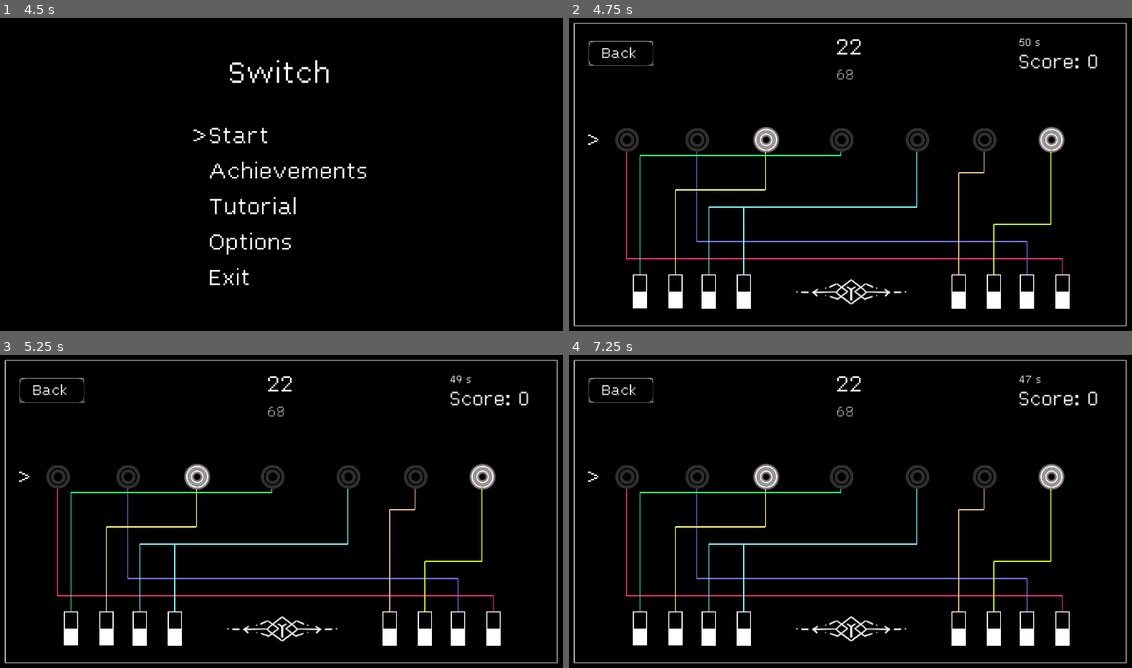
Above: before the commit, frames 1-4 (two rows, left to right).
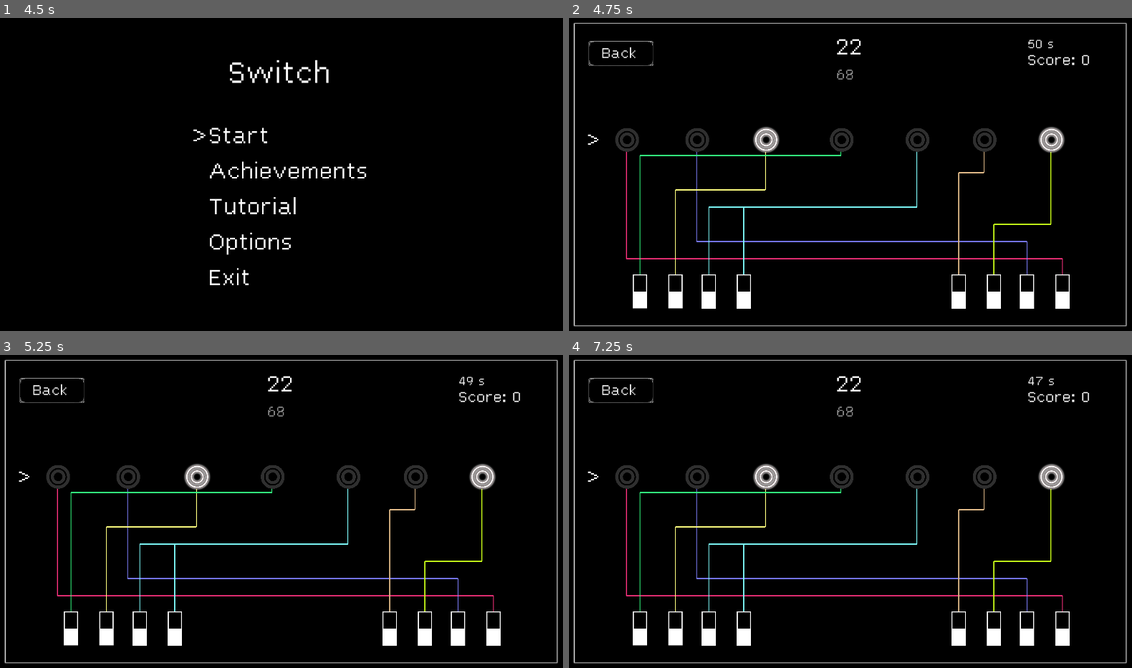
Above: after the commit, the same moments.

Repository: DragonCat4012/Switch
Game: Godot game, scene res://Scenes/OptionsScene.tscn
The game is run twice, just before and just after one commit, with the same random seed, the same clock (stepped at 60 frames per second) and the same inputs. This scene is started directly instead of the project's main scene.
Inputs (mouse positions are in pixels of both pictures, inside the frame that each line leads up to):
- Up to frame 1 (4.5 s): tap Enter (ui_accept) at 0.5, 0.77, 1.25, 1.52, 2, 2.75, 3.02, 3.5, 3.77 s; move the mouse to (410, 158) at 0.52 s; hold Right (ui_right) 0.53-1.28 s; click (410, 158) at 0.67 s; move the mouse to (168, 190) at 1.27 s; hold Down (ui_down) 1.28-2.03 s; click (168, 190) at 1.42 s; move the mouse to (337, 102) at 2.02 s; hold Right (ui_right) 2.03-2.78 s; click (337, 102) at 2.17 s; move the mouse to (253, 237) at 2.77 s; hold Up (ui_up) 2.78-3.53 s; click (253, 237) at 2.92 s; move the mouse to (456, 221) at 3.52 s; hold Left (ui_left) from 3.53 s (still down); click (456, 221) at 3.67 s; tap Escape (ui_cancel) at 4.15 s; move the mouse to (112, 124) at 4.27 s; click (112, 124) at 4.42 s
- Up to frame 2 (4.75 s): keep holding Left (ui_left); tap Enter (ui_accept) at 4.52 s
- Up to frame 3 (5.25 s): tap Enter (ui_accept) at 5 s; move the mouse to (309, 511) at 5.02 s; release Left (ui_left) at 5.03 s; hold Down (ui_down) from 5.03 s (still down); click (309, 511) at 5.17 s
- Up to frame 4 (7.25 s): move the mouse to (766, 430) at 5.77 s; release Down (ui_down) at 5.78 s; hold Right (ui_right) 5.78-6.53 s; click (766, 430) at 5.92 s; tap Enter (ui_accept) at 6.02, 6.77 s; move the mouse to (979, 495) at 6.52 s; hold Up (ui_up) from 6.53 s (still down); click (979, 495) at 6.67 s

Frame 1 is identical in both runs. In frame 2, 0.8% of the frame differs, in the area x 40-94%, y 6-92%; in frame 3, 0.8%; in frame 4, 0.8%.

Commit message:
Fixed label sizing

Diff:
--- a/Scenes/GameOverScene.gd
+++ b/Scenes/GameOverScene.gd
@@ -1,14 +1,12 @@
 extends Node2D
 
 @onready var scoreLabel = $ColorRect/CenterContainer/VBoxContainer/Label
-const JSONHandler = preload("res://Util/JSON.gd")
-@onready var jsonHandler = JSONHandler.JSONHandler.new()
 @onready var backButton := $ColorRect/CenterContainer/buttonBackTexture/BackButon
 
 func _ready():
 	scoreLabel.text = "Your Score: 0"
-	jsonHandler.loadGame()
-	scoreLabel.text = "Your Score: " + str(jsonHandler.score)
+	GameManager.jsonHandler.loadGame()
+	scoreLabel.text = "Your Score: " + str(GameManager.jsonHandler.score)
 
 func _process(delta):
 	if Input.is_action_just_pressed("ui_cancel") or  Input.is_action_just_pressed("ui_accept"):
--- a/Scenes/OptionsScene.gd
+++ b/Scenes/OptionsScene.gd
@@ -1,7 +1,5 @@
 extends Node2D
 
-const JSONHandler = preload("res://Util/JSON.gd")
-@onready var jsonHandler = JSONHandler.JSONHandler.new()
 @onready var endianToggle = $CenterContainer/VBoxContainer/CenterContainer2/VBoxContainer/HBoxContainer
 var isEndianSwitchingEnabled = false
 
@@ -13,8 +11,8 @@
 @onready var backButton := $CenterContainer/buttonBackTexture/BackButon
 
 func _ready():
-	jsonHandler.loadGame()
-	isEndianSwitchingEnabled = jsonHandler.endian
+	GameManager.jsonHandler.loadGame()
+	isEndianSwitchingEnabled = GameManager.jsonHandler.endian
 	updateEndianSwitch()
 
 func _input(event):
@@ -22,14 +20,14 @@
 	if event is InputEventScreenTouch and endianToggle.get_global_rect().has_point(get_global_mouse_position()) and currentClickTime > lastClick + 0.8*1000:
 		lastClick = Time.get_ticks_msec()
 		isEndianSwitchingEnabled = !isEndianSwitchingEnabled
-		jsonHandler.updatEndian(isEndianSwitchingEnabled)
+		GameManager.jsonHandler.updatEndian(isEndianSwitchingEnabled)
 		updateEndianSwitch()
 	if backButton.get_global_rect().has_point(get_global_mouse_position()) and event is InputEventScreenTouch:
 		get_tree().change_scene_to_file("res://Scenes/menu.tscn")
 
 func _process(delta):
 	if Input.is_action_just_pressed("ui_cancel"):
-		jsonHandler.saveGame()
+		GameManager.jsonHandler.saveGame()
 		get_tree().change_scene_to_file("res://Scenes/menu.tscn")
 
 # UI
--- a/Scenes/game.gd
+++ b/Scenes/game.gd
@@ -23,12 +23,12 @@
 
 @onready var numberLabel = $CenterContainer/VBoxContainer/NumberLabel
 @onready var numberPreviewLabel = $CenterContainer/VBoxContainer/NumberPreview
-@onready var scoreLabel = $CenterContainer3/VBoxContainer/ScoreLabel
+@onready var scoreLabel = $VBoxContainer/ScoreLabel
 @onready var backButton = $buttonBackTexture/BackButon
 
 # Map
 var mapping_dict = {} # key=switch, value=lamp
-@onready var timerLabel = $CenterContainer3/VBoxContainer/TimerLabel
+@onready var timerLabel = $VBoxContainer/TimerLabel
 const WireHandler = preload("res://Util/Wire.gd")
 @onready var wireHandler = WireHandler.WireHandler.new()
 
--- a/Scenes/game.tscn
+++ b/Scenes/game.tscn
@@ -64,6 +64,7 @@
 offset_bottom = 1080.0
 
 [node name="Map_deco" type="Sprite2D" parent="MarginContainer"]
+visible = false
 position = Vector2(960, 540)
 texture = ExtResource("4_tswrj")
 
@@ -204,27 +205,23 @@
 theme_override_font_sizes/font_size = 80
 text = "<"
 
-[node name="CenterContainer3" type="CenterContainer" parent="."]
-offset_left = 1404.0
-offset_top = 81.0
-offset_right = 1604.0
-offset_bottom = 121.0
-scale = Vector2(2.56, 2.68)
-
-[node name="VBoxContainer" type="VBoxContainer" parent="CenterContainer3"]
-layout_mode = 2
-
-[node name="TimerLabel" type="Label" parent="CenterContainer3/VBoxContainer"]
+[node name="VBoxContainer" type="VBoxContainer" parent="."]
+offset_left = 1554.0
+offset_top = 83.0
+offset_right = 1854.0
+offset_bottom = 233.0
+
+[node name="TimerLabel" type="Label" parent="VBoxContainer"]
 custom_minimum_size = Vector2(100, 0)
 layout_mode = 2
 theme_override_fonts/font = ExtResource("2_q8ujg")
+theme_override_font_sizes/font_size = 50
 text = "uwu"
 
-[node name="ScoreLabel" type="Label" parent="CenterContainer3/VBoxContainer"]
+[node name="ScoreLabel" type="Label" parent="VBoxContainer"]
 custom_minimum_size = Vector2(100, 0)
 layout_mode = 2
-size_flags_horizontal = 4
-theme_override_fonts/font = ExtResource("2_q8ujg")
-theme_override_font_sizes/font_size = 30
+theme_override_fonts/font = ExtResource("2_q8ujg")
+theme_override_font_sizes/font_size = 60
 text = "OwO
 "
